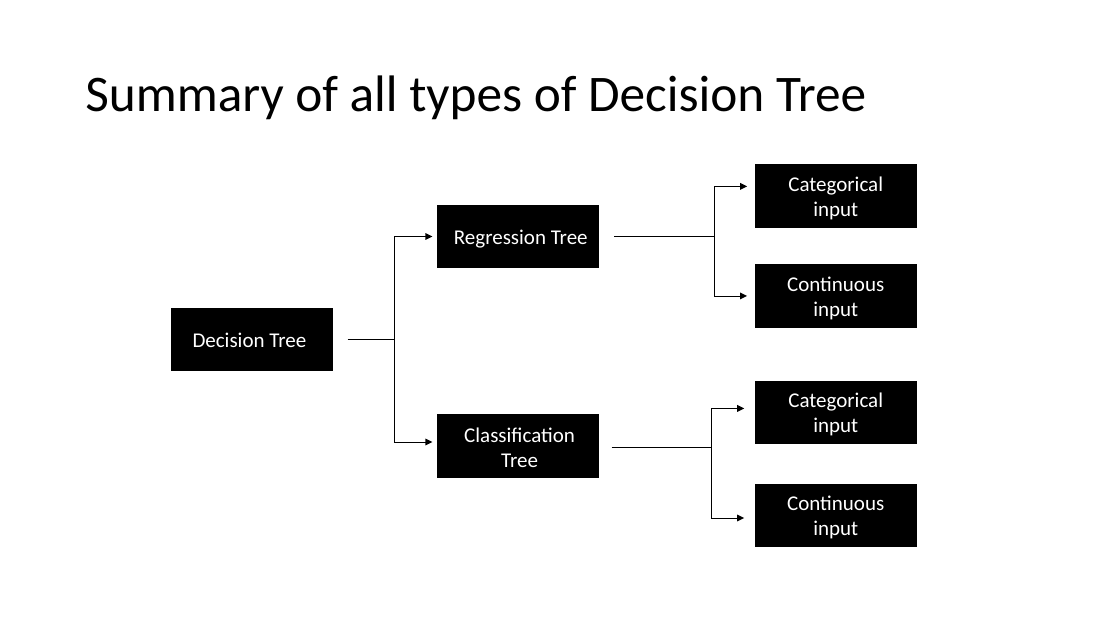
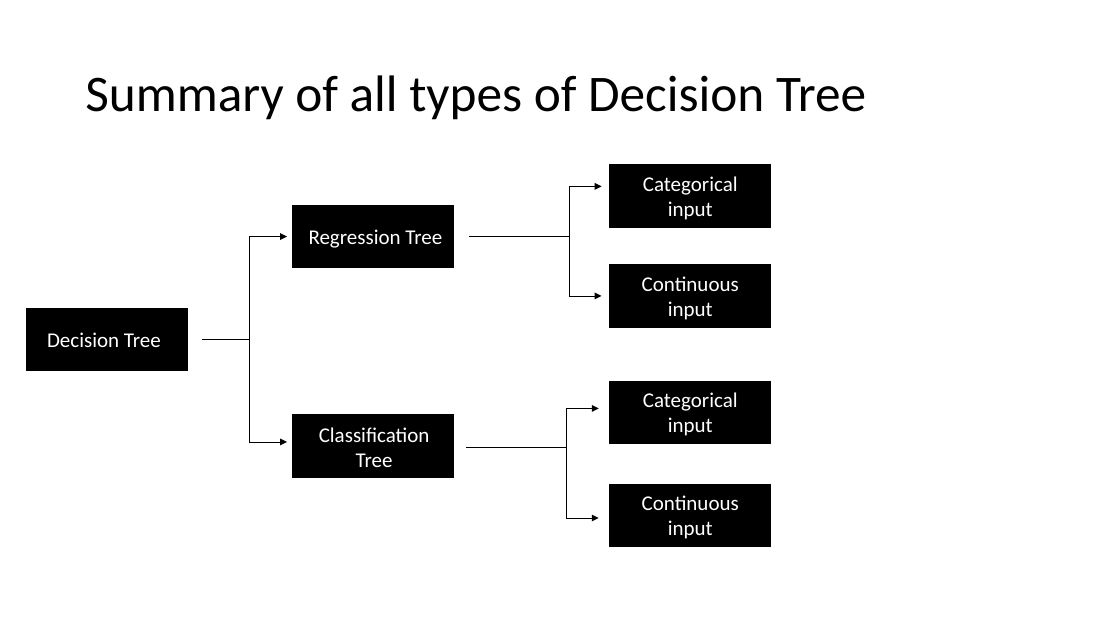
Before and after one commit to gucino/Machine-Learning, a slide deck: slide 14 of Decision_tree_and_Random_forest.pptx. Drawn at 1120x630 pixels with LibreOffice and Linux fonts; fonts in the diff are those of the drawing. Boxes give left, top, right and bottom in pixels: in the first picture for what was removed or moved away, otherwise in the second. Text is boxed around its words. In the diff, an @@ line names an element or a change of style, - is before the commit and + after.

```diff
--- a/Decision_tree_and_Random_forest.pptx
+++ b/Decision_tree_and_Random_forest.pptx
@@ 7 texts, 7 rectangles, 6 lines, 6 arrows: place and size @@
-7 texts, 7 rectangles, 6 lines, 6 arrows at [172, 165, 916, 547]
+7 texts, 7 rectangles, 6 lines, 6 arrows at [27, 165, 770, 547]
```
Also in this commit, not shown: 5 other slides changed, 1 slide added, 1 other file.
